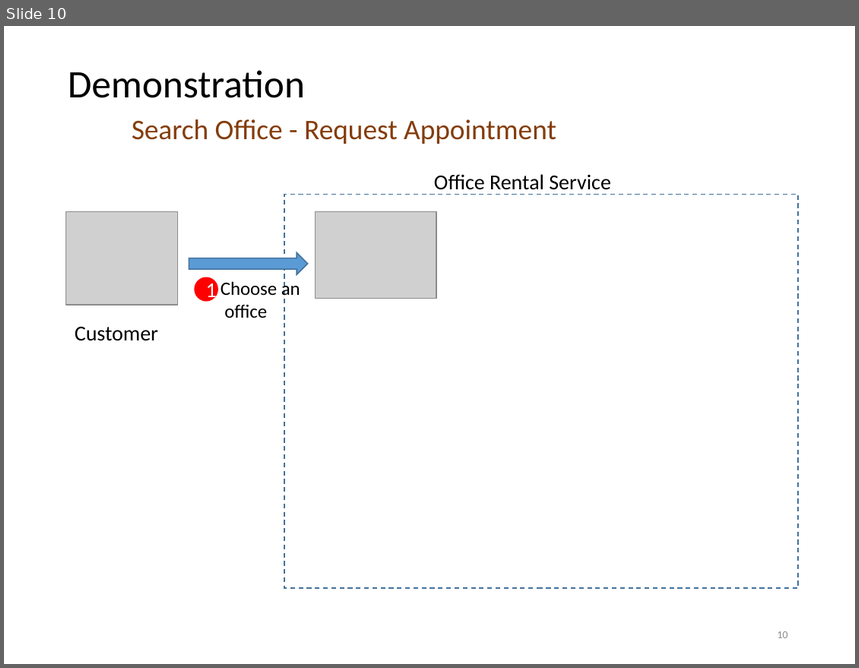
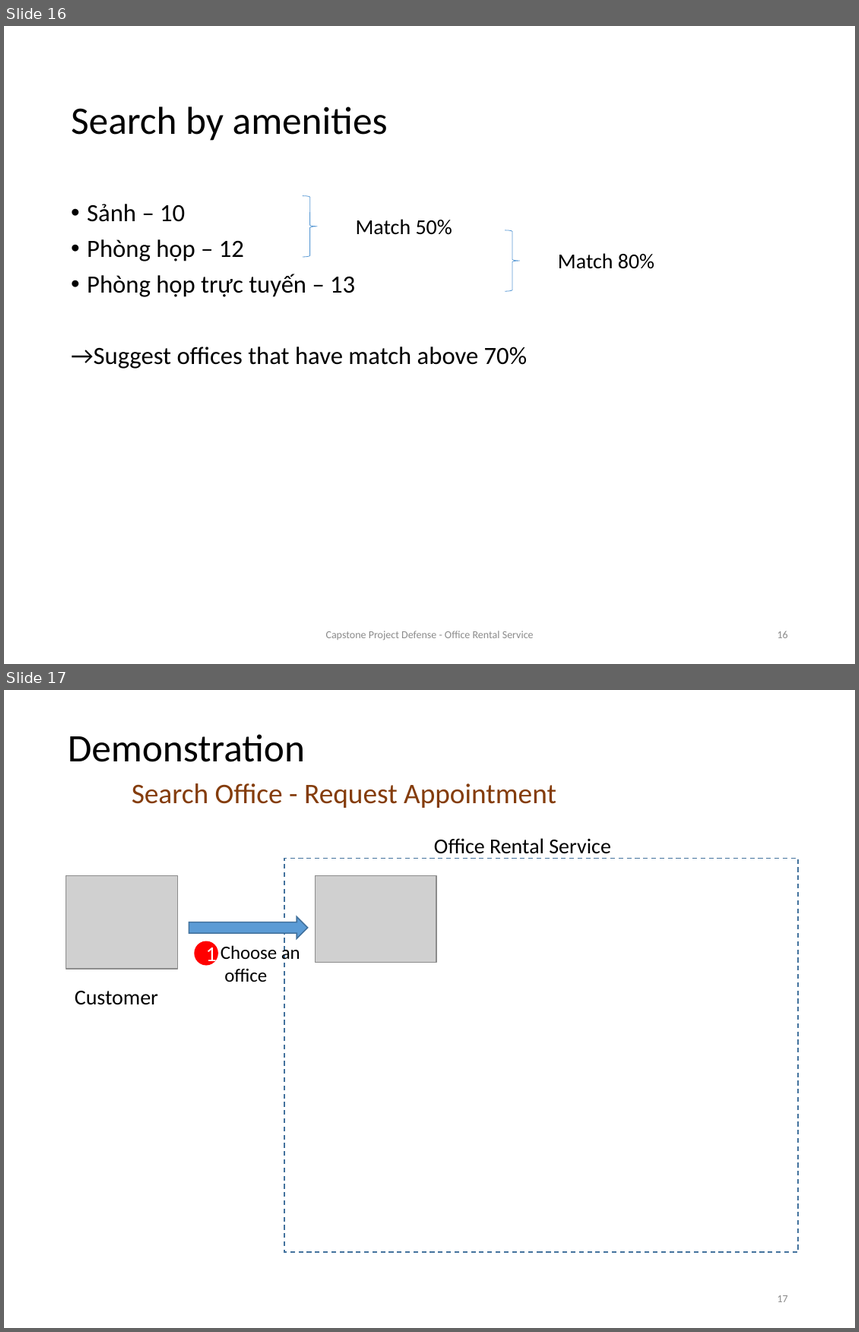
Before and after one commit to tienlx93/capstone-ors, a slide deck: doc/SlidePresentation 2 v3.pptx. Shown one above the other, each under a label of ours: slide 10 before the commit, slides 16 and 17 after it. The pictures are 859x668 and 859x1332 pixels, drawn with LibreOffice and Linux fonts; fonts in the diff are those of the drawing; grey boxes stand for pictures. Boxes give left, top, right and bottom in pixels: in the first picture for what was removed or moved away, otherwise in the second. Text is boxed around its words. In the diff, an @@ line names an element or a change of style, - is before the commit and + after.

```diff
--- a/doc/SlidePresentation 2 v3.pptx
+++ b/doc/SlidePresentation 2 v3.pptx
@@ slide 16 added at (4, 26, 855, 664), background #FFFFFF @@
@@ title added at (71, 107, 388, 141), 33 pt, text #000000 @@
+Search by amenities
@@ text added at (71, 204, 527, 369), 21 pt, text #000000 @@
+• Sảnh – 10
+• Phòng họp – 12
+• Phòng họp trực tuyến – 13
+→Suggest offices that have match above 70%
@@ right brace added at (303, 196, 317, 258), outline #5B9BD5 0.5 pt @@
@@ text added at (356, 219, 452, 235), 18 pt, text #000000 @@
+Match 50%
@@ right brace added at (506, 230, 520, 291), outline #5B9BD5 0.5 pt @@
@@ text added at (558, 253, 655, 269), 18 pt, text #000000 @@
+Match 80%
@@ text added at (326, 631, 534, 641), 9 pt, text #8C8C8C @@
+Capstone Project Defense - Office Rental Service
@@ page number added at (778, 631, 788, 639), 9 pt, text #8C8C8C @@
+16
@@ what was slide 10 is now slide 17 @@
@@ page number at (778, 1296, 788, 1303): text changed @@
-10
+17
```
Also in this commit, not shown: 8 other slides added, 7 slides removed, 9 other files.
